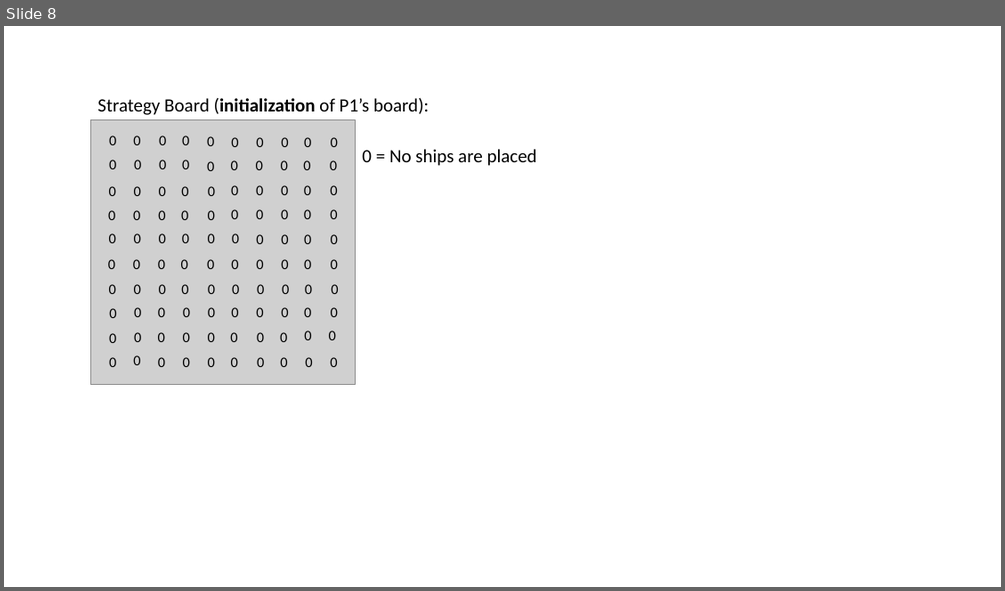
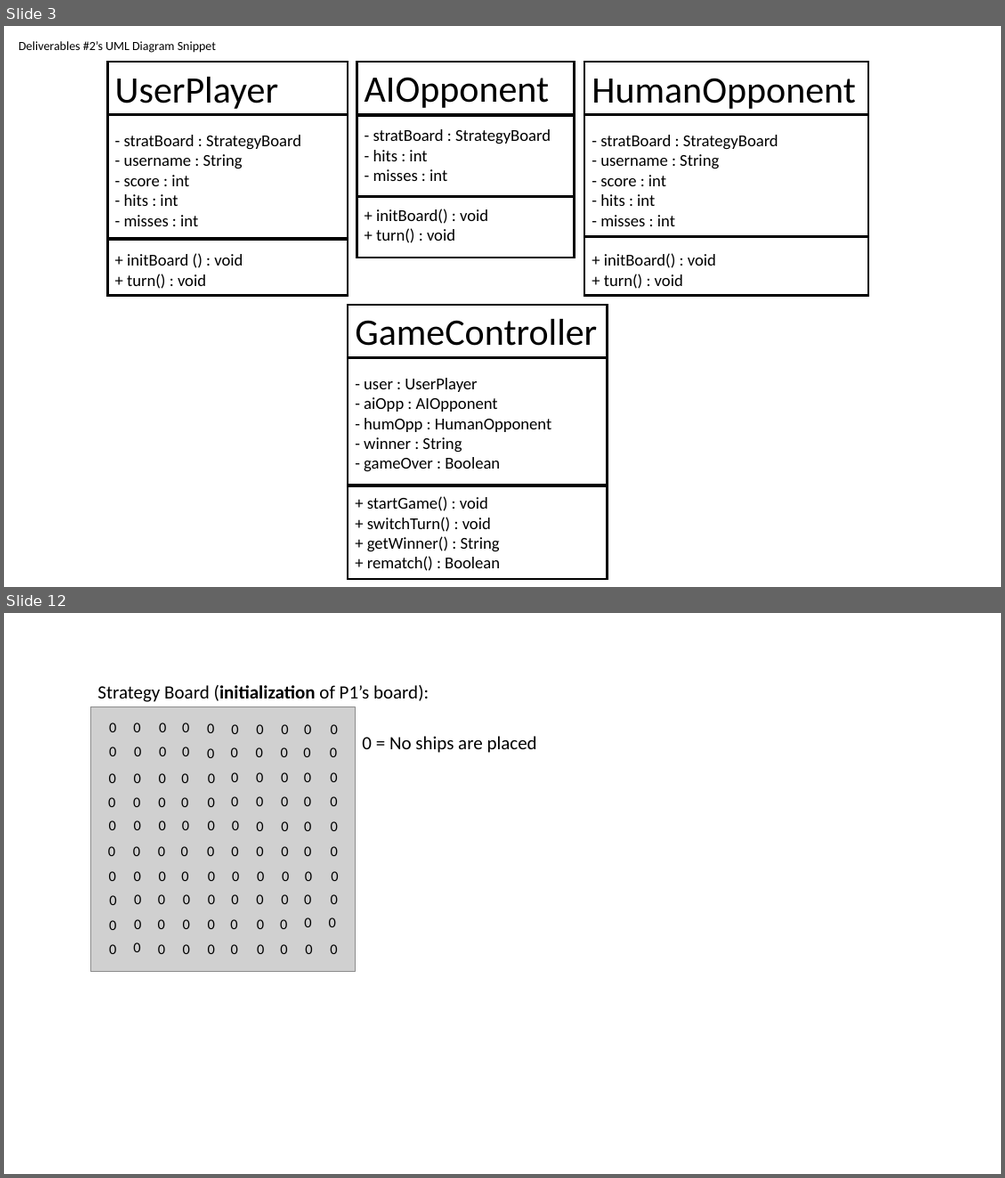
Before and after one commit to RedPanda8765/BattleshipFinal, a slide deck: personal notes (remove after build complete)/UML_Class Diagram.pptx. Shown one above the other, each under a label of ours: slide 8 before the commit, slides 3 and 12 after it; the slides between them are not shown. The pictures are 1005x591 and 1005x1178 pixels, drawn with LibreOffice and Linux fonts; fonts in the diff are those of the drawing; grey boxes stand for pictures. Boxes give left, top, right and bottom in pixels: in the first picture for what was removed or moved away, otherwise in the second. Text is boxed around its words. In the diff, an @@ line names an element or a change of style, - is before the commit and + after.

```diff
--- a/personal notes (remove after build complete)/UML_Class Diagram.pptx
+++ b/personal notes (remove after build complete)/UML_Class Diagram.pptx
@@ slide 3 added at box(4, 26, 1001, 587), background #FFFFFF @@
@@ text added at box(18, 41, 216, 53), 12 pt, text #000000 @@
+Deliverables #2’s UML Diagram Snippet
@@ group added at box(357, 61, 574, 257): 2 lines, 1 rectangle, 1 text @@
+AIOpponent
+- stratBoard : StrategyBoard
+- hits : int
+- misses : int
++ initBoard() : void
++ turn() : void
@@ group added at box(108, 61, 348, 295): 2 lines, 1 rectangle, 1 text @@
+UserPlayer
+- stratBoard : StrategyBoard
+- username : String
+- score : int
+- hits : int
+- misses : int
++ initBoard () : void
++ turn() : void
@@ group added at box(584, 61, 868, 295): 2 lines, 1 rectangle, 1 text @@
+HumanOpponent
+- stratBoard : StrategyBoard
+- username : String
+- score : int
+- hits : int
+- misses : int
++ initBoard() : void
++ turn() : void
@@ group added at box(348, 305, 607, 579): 2 lines, 1 rectangle, 1 text @@
+GameController
+- user : UserPlayer
+- aiOpp : AIOpponent
+- humOpp : HumanOpponent
+- winner : String
+- gameOver : Boolean
++ startGame() : void
++ switchTurn() : void
++ getWinner() : String
++ rematch() : Boolean
@@ what was slide 8 is now slide 12 @@
```
Also in this commit, not shown: 7 slides changed, 11 other slides added, 2 slides removed, 10 other files.
